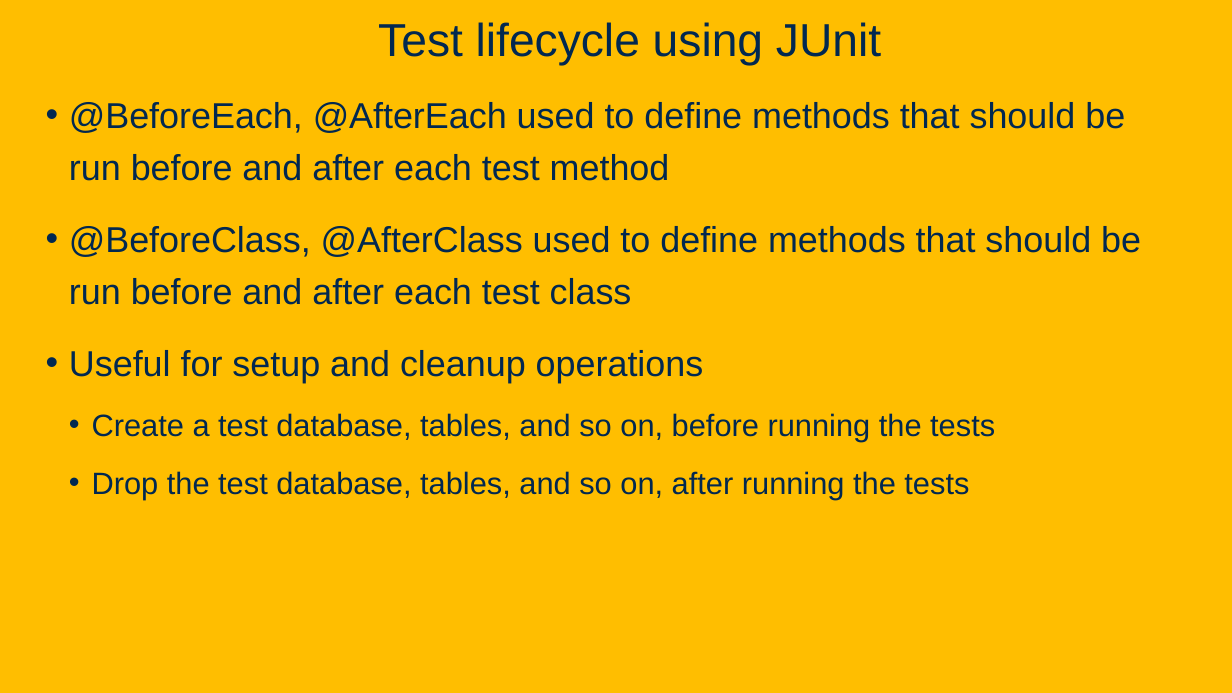
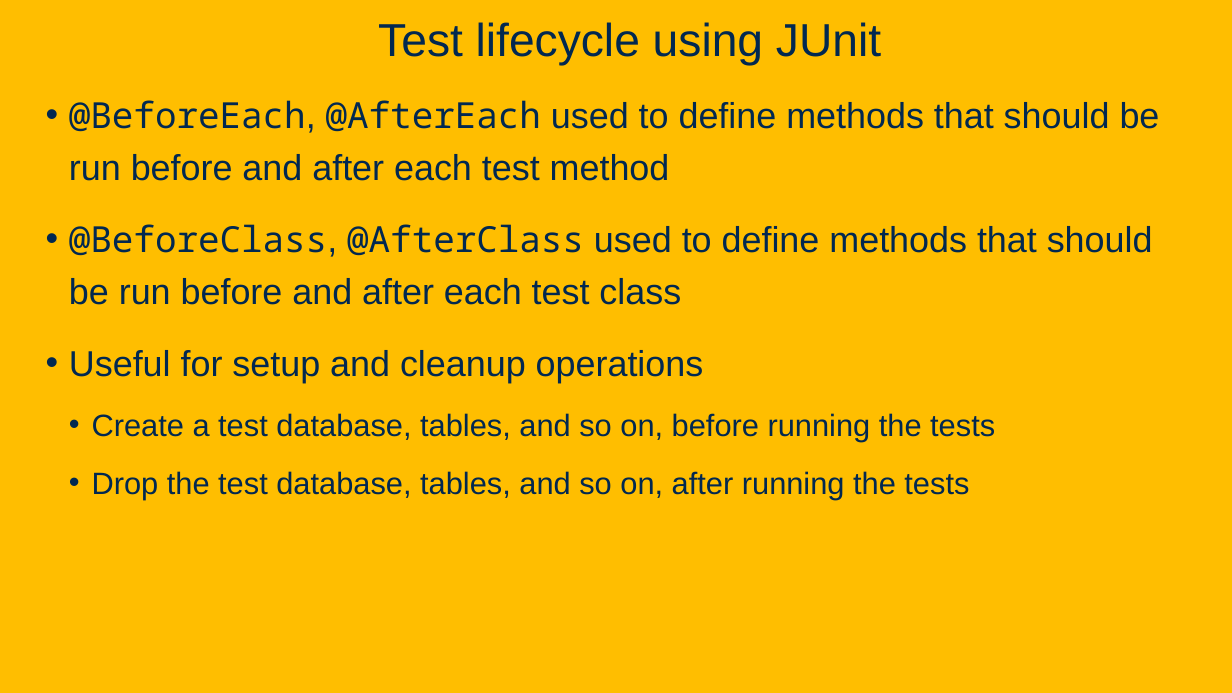
Before and after one commit to davsec-teaching/ECS160-Winter2025, a slide deck: slide 14 of slides/4_unit_testing_mocking_frameworks_CI.pptx (slide 8 before the commit). Drawn at 1232x693 pixels with LibreOffice and Linux fonts; fonts in the diff are those of the drawing; background and template pictures are left out. Boxes give left, top, right and bottom in pixels: in the first picture for what was removed or moved away, otherwise in the second. Text is boxed around its words. In the diff, an @@ line names an element or a change of style, - is before the commit and + after.

```diff
--- a/slides/4_unit_testing_mocking_frameworks_CI.pptx
+++ b/slides/4_unit_testing_mocking_frameworks_CI.pptx
@@ text at bbox=[69, 100, 1160, 305]: font Arial to Noto Sans Mono in "@BeforeEach, @AfterEach", "@BeforeClass, @AfterClass" @@
```
Also in this commit, not shown: 4 other slides changed, 13 slides added.
